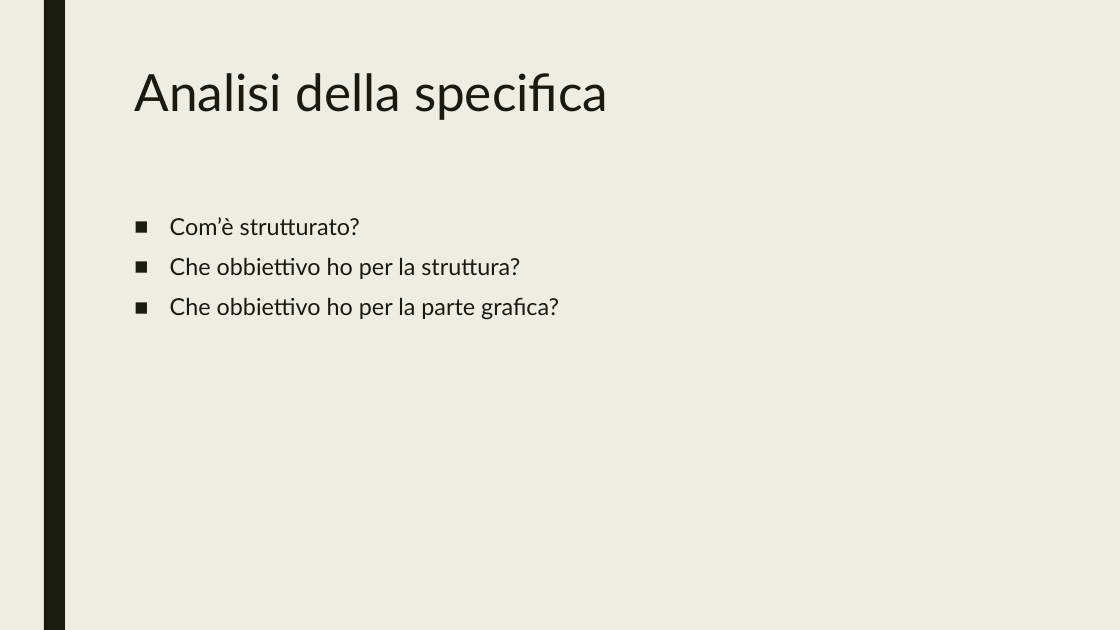
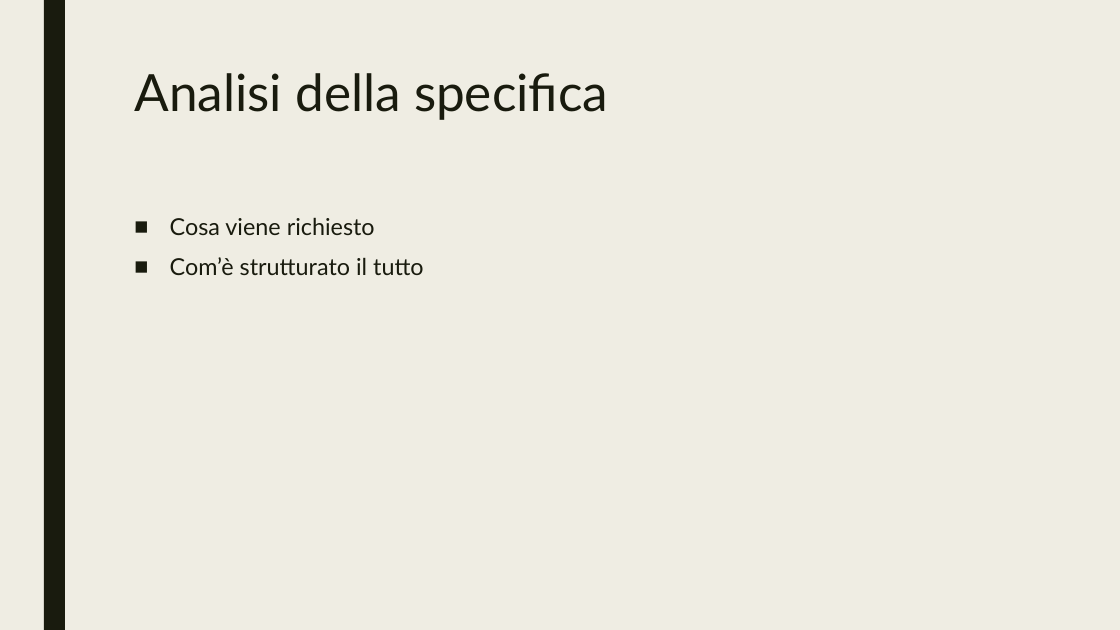
Before and after one commit to JariNaeser/Progetto1, a slide deck: slide 3 of doc/Presentazione progetto.pptx. Drawn at 1120x630 pixels with LibreOffice and Linux fonts; fonts in the diff are those of the drawing. Boxes give left, top, right and bottom in pixels: in the first picture for what was removed or moved away, otherwise in the second. Text is boxed around its words. In the diff, an @@ line names an element or a change of style, - is before the commit and + after.

```diff
--- a/doc/Presentazione progetto.pptx
+++ b/doc/Presentazione progetto.pptx
@@ text at (170,217,424,275): text changed @@
-■ Com’è strutturato?
-■ Che obbiettivo ho per la struttura?
-■ Che obbiettivo ho per la parte grafica?
+■ Cosa viene richiesto
+■ Com’è strutturato il tutto
```
Also in this commit, not shown: 4 other slides changed, 1 other file.
